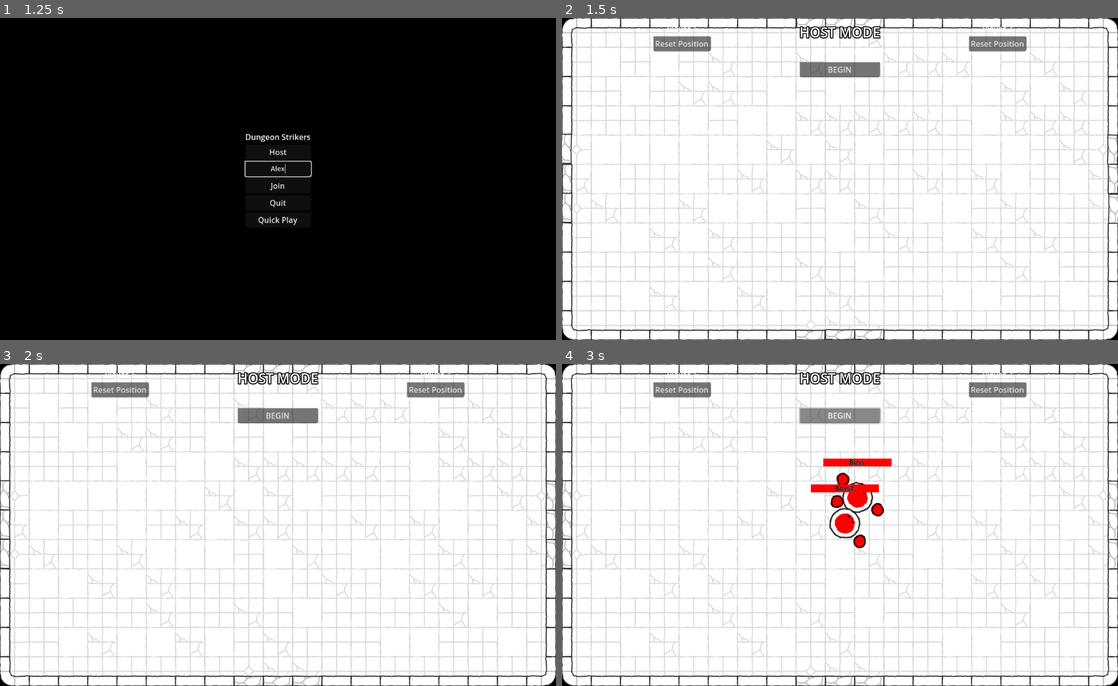
Above: before the commit, frames 1-4 (two rows, left to right).
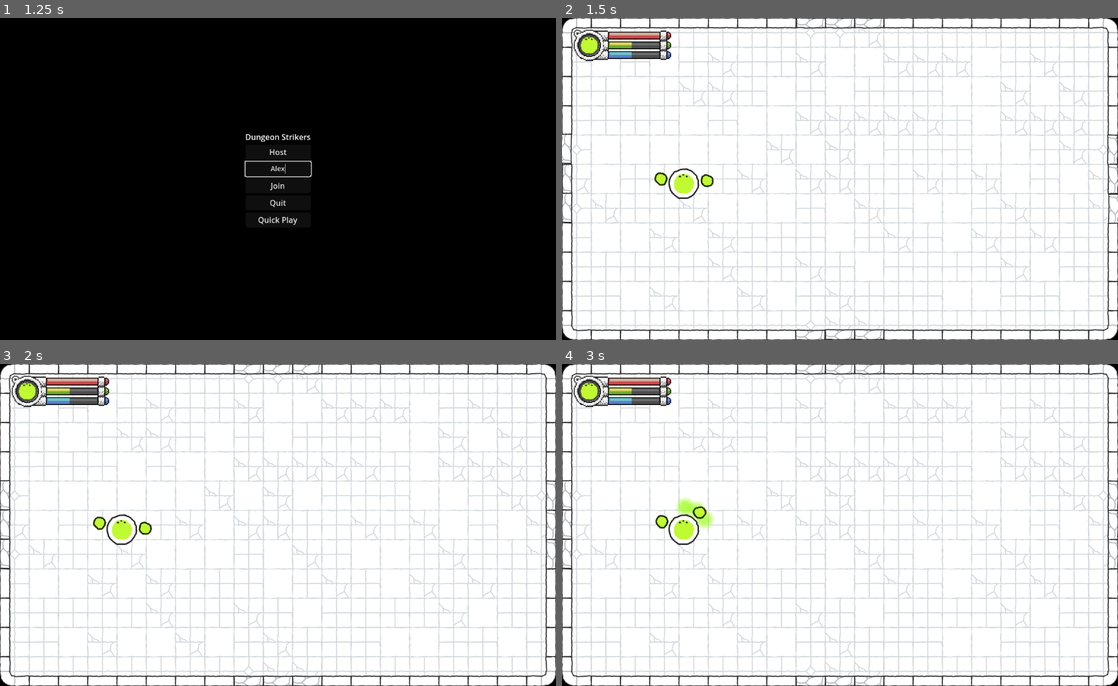
Above: after the commit, the same moments.

Repository: Tohzt/Dungeon-Strikers-2D
Game: Godot game, scene res://Main Menu/Main Menu.tscn
Same seed, same stepped clock (60 frames per second), same inputs: the game is played once before the commit and once after it.
Inputs (mouse positions are in pixels of both pictures, inside the frame that each line leads up to):
- Up to frame 1 (1.25 s): click (278, 169) at 0.52 s; type "Alex" at 0.6 s
- Up to frame 2 (1.5 s): click "Quick Play" at 1.25 s
- Up to frame 3 (2 s): no input
- Up to frame 4 (3 s): click (840, 415) at 2 s, where only the run before the commit has a clickable "BEGIN"; click (840, 415) at 2.75 s, where only the run before the commit has a clickable "BEGIN"

Frame 1 is identical in both runs. In frame 2, 3.7% of the frame differs, in the area x 2-84%, y 2-57%; in frame 3, 3.8%; in frame 4, 5.6%, in the area x 2-84%, y 2-58%.

Commit message:
Offline Play: updated to current

Diff:
--- a/Game/game.gd
+++ b/Game/game.gd
@@ -1,9 +1,11 @@
 class_name GameClass extends Node2D
 
+@onready var Entities: Node2D = $Entities
 @onready var Player: PlayerClass
 @onready var Spawn_Points: Node = $"Spawn Points"
 @onready var Loading: CanvasLayer = $Loading
 @onready var Camera: Camera2D = $Camera2D
+@onready var HOST_UI = $"Host UI"
 @onready var HUD: CanvasLayer = $Camera2D/Hud
 var camera_target: Vector2
 
@@ -14,6 +16,10 @@
 	if multiplayer.is_server():
 		HUD.hide()
 		set_loading(false)
+	if Server.OFFLINE:
+		HUD.show()
+		HOST_UI.hide()
+
 
 func _process(delta: float) -> void:
 	# Overwrite Camera Movement
--- a/Game/game.tscn
+++ b/Game/game.tscn
@@ -1,10 +1,11 @@
-[gd_scene load_steps=6 format=3 uid="uid://cihs4nfo1pjvn"]
+[gd_scene load_steps=7 format=3 uid="uid://cihs4nfo1pjvn"]
 
 [ext_resource type="Script" uid="uid://beqdrbp46pc36" path="res://Game/game.gd" id="1_rc60p"]
 [ext_resource type="PackedScene" uid="uid://ca18bdfs01cxc" path="res://Game/HUD/HUD.tscn" id="2_fwxkx"]
 [ext_resource type="Script" uid="uid://c71ixtnhvv15y" path="res://Game/host_ui.gd" id="2_kysc5"]
 [ext_resource type="PackedScene" uid="uid://b6tqbqvxpm0pi" path="res://door.tscn" id="3_jcm6v"]
 [ext_resource type="PackedScene" uid="uid://b4226omcdcsq6" path="res://Game/Room/room.tscn" id="4_nljok"]
+[ext_resource type="Script" uid="uid://b3axt5bvfo8o7" path="res://Game/spawn_points.gd" id="5_qmv3x"]
 
 [node name="Game" type="Node2D"]
 script = ExtResource("1_rc60p")
@@ -52,6 +53,7 @@
 rotation = 1.5708
 
 [node name="Spawn Points" type="Node" parent="."]
+script = ExtResource("5_qmv3x")
 
 [node name="P1 Spawn" type="Marker2D" parent="Spawn Points"]
 position = Vector2(-320, 10)
--- /dev/null
+++ b/Game/spawn_points.gd
@@ -0,0 +1,4 @@
+extends Node
+@onready var Player_One: Marker2D = $"P1 Spawn"
+@onready var Player_Two: Marker2D = $"P2 Spawn"
+@onready var Ball: Marker2D = $"Ball Spawn"
--- a/Main Menu/main_menu.gd
+++ b/Main Menu/main_menu.gd
@@ -4,8 +4,8 @@
 func _on_join_pressed() -> void: Server.Join()
 func _on_quit_pressed() -> void: get_tree().quit()
 
-func _on_quick_play_pressed() -> void:
-	get_tree().change_scene_to_file(Global.GAME)
+func _on_quick_play_pressed() -> void: Server.Offline()
+	#get_tree().change_scene_to_file(Global.GAME)
 
 func _on_display_name_text_changed(new_text: String) -> void:
-	Global.player_diplay = new_text
+	Global.player_display_name = new_text
--- a/Player/hands.gd
+++ b/Player/hands.gd
@@ -20,12 +20,9 @@
 	_update_sway()
 
 func _update_wave(delta: float) -> void:
-	if Master.velocity.length() > 200:
-		freq = lerp(freq, freq_high, delta)
-		angle = lerp(angle, angle_high, delta)
-	else:
-		freq = lerp(freq, freq_low, delta*10)
-		angle = lerp(angle, angle_low, delta)
+	var speed_factor = Master.velocity.length()/10
+	freq = lerp(freq_low, freq_high, speed_factor*delta)
+	angle = lerp(angle_low, angle_high, speed_factor*delta)
 
 func _update_sway() -> void:
 	if !Left.is_attacking:
--- a/Player/player.gd
+++ b/Player/player.gd
@@ -28,7 +28,7 @@
 func _enter_tree() -> void:
 	if multiplayer.has_multiplayer_peer():
 		var peer_id := int(str(name))
-		name_display = Global.player_diplay
+		name_display = Global.player_display_name
 		if name_display.is_empty(): name_display = name
 		set_multiplayer_authority(peer_id)
 
@@ -39,7 +39,7 @@
 
 func _process(delta: float) -> void:
 	_update_hp(delta)
-	if !is_multiplayer_authority(): return
+	if !Server.OFFLINE and !is_multiplayer_authority(): return
 	_update_hud()
 	if Input_Handler.is_aiming:
 		rotation = lerp_angle(rotation, Input_Handler.input_direction.angle() + PI/2, delta * 10)
@@ -51,7 +51,7 @@
 		Attack_Handler.attack_confirmed = false
 
 func _physics_process(_delta: float) -> void:
-	if !is_multiplayer_authority(): return
+	if !Server.OFFLINE and !is_multiplayer_authority(): return
 	velocity = Input_Handler.velocity
 	move_and_slide()
 
@@ -89,7 +89,7 @@
 
 @rpc("any_peer", "call_remote", "reliable")
 func set_pos_and_sprite(pos: Vector2, rot: float, color: Color) -> void:
-	if multiplayer.get_unique_id() == int(name):
+	if Server.OFFLINE or multiplayer.get_unique_id() == int(name):
 		get_parent().get_parent().HUD.set_hud(color, hp_max)
 		healthbar.hide()
 		$Label.hide()
--- a/_Multiplayer/Server.gd
+++ b/_Multiplayer/Server.gd
@@ -1,38 +1,14 @@
 extends Node
+@onready var Spawn: Node = $Spawn
 
 # Configuration
 const IP_ADDRESS: String = "localhost"
 const PORT: int = 25565
 const MAX_CLIENTS: int = 4
+var Connected_Clients: Array[int]
+var OFFLINE: bool = false
 
-var Connected_Clients: Array[int]
-
-func Create() -> void: $Connect.Host(PORT, MAX_CLIENTS)
-func Join() -> void: $Connect.Client(IP_ADDRESS, PORT)
-
-func client_connected(peer_id: int) -> void:
-	Connected_Clients.append(peer_id)
-	spawn_player(peer_id)
-
-	# Send boss state to new client
-	var boss: BossClass = get_tree().get_first_node_in_group("Boss")
-	if boss:
-		boss.set_color.rpc_id(peer_id, boss.color)
-
-func spawn_player(peer_id: int) -> void:
-	if $Spawn.Player(peer_id):
-		var entities_node: Node = get_tree().current_scene.get_node("Entities").get_node(str(peer_id))
-		if entities_node:
-			var player_node: PlayerClass = entities_node
-			var _colors := [Color.MEDIUM_AQUAMARINE, Color.DARK_KHAKI]
-			var player_color: Color = _colors[Connected_Clients.size()-1]
-			var spawn_position: Vector2 = player_node.spawn_pos
-			var spawn_rotation: float = player_node.spawn_rot
-
-			if  multiplayer.has_multiplayer_peer() \
-			and multiplayer.multiplayer_peer.get_connection_status() == MultiplayerPeer.CONNECTION_CONNECTED:
-				player_node.set_pos_and_sprite.rpc_id(peer_id, spawn_position, spawn_rotation, player_color)
-				get_tree().current_scene.set_loading.rpc_id(peer_id, false)
-
-func client_disconnected(peer_id: int) -> void:
-	print("Peer " + str(peer_id) + " Disonnected!")
+func Offline() -> void: $Offline.Play()
+func Create()  -> void: $Connect.Host(PORT, MAX_CLIENTS)
+func Join()    -> void: $Connect.Client(IP_ADDRESS, PORT)
+## TODO: Disable Offline on connection
--- a/_Multiplayer/Server.tscn
+++ b/_Multiplayer/Server.tscn
@@ -1,12 +1,16 @@
-[gd_scene load_steps=4 format=3 uid="uid://dd6qdpcrpg525"]
+[gd_scene load_steps=5 format=3 uid="uid://dd6qdpcrpg525"]
 
 [ext_resource type="Script" uid="uid://oabjtq1xki1m" path="res://_Multiplayer/Server.gd" id="1_45wwx"]
+[ext_resource type="Script" uid="uid://bujsrhm8uh8sg" path="res://_Multiplayer/server_offline.gd" id="2_54c83"]
 [ext_resource type="Script" uid="uid://b260chdnllf5n" path="res://_Multiplayer/server_spawn.gd" id="2_ec83c"]
 [ext_resource type="Script" uid="uid://tju6u6m1urlr" path="res://_Multiplayer/server_connect.gd" id="3_ec83c"]
 
 [node name="Server" type="Node"]
 script = ExtResource("1_45wwx")
 
+[node name="Offline" type="Node" parent="."]
+script = ExtResource("2_54c83")
+
 [node name="Spawn" type="Node" parent="."]
 script = ExtResource("2_ec83c")
 
--- a/_Multiplayer/server_connect.gd
+++ b/_Multiplayer/server_connect.gd
@@ -15,8 +15,20 @@
 		return
 
 	multiplayer.multiplayer_peer = peer
-	multiplayer.peer_connected.connect(Server.client_connected)
-	multiplayer.peer_disconnected.connect(Server.client_disconnected)
+	multiplayer.peer_connected.connect(client_connected)
+	multiplayer.peer_disconnected.connect(client_disconnected)
+
+func client_connected(peer_id: int) -> void:
+	Server.Connected_Clients.append(peer_id)
+	Server.Spawn.spawn_player(peer_id)
+
+	# Send boss state to new client
+	var boss: BossClass = get_tree().get_first_node_in_group("Boss")
+	if boss:
+		boss.set_color.rpc_id(peer_id, boss.color)
+
+func client_disconnected(peer_id: int) -> void:
+	print("Peer " + str(peer_id) + " Disonnected!")
 
 
 # Client Code
--- /dev/null
+++ b/_Multiplayer/server_offline.gd
@@ -0,0 +1,17 @@
+## TODO: Delete offline node on server connection
+extends Node
+
+func Play() -> void:
+	Server.OFFLINE = true
+	get_tree().change_scene_to_file(Global.GAME)
+	await get_tree().tree_changed
+	Spawn_Player()
+
+func Spawn_Player() -> void:
+	var player: PlayerClass = Global.PLAYER.instantiate()
+	var Game: GameClass = get_tree().current_scene
+	if !Game: return
+	Game.Entities.add_child(player)
+	var spawn_pos: Vector2 = Game.Spawn_Points.Player_One.global_position
+	var spawn_col: Color = Color(randf(), randf(), randf())
+	player.set_pos_and_sprite(spawn_pos, 0.0, spawn_col)
--- a/_Multiplayer/server_spawn.gd
+++ b/_Multiplayer/server_spawn.gd
@@ -1,4 +1,20 @@
 extends Node
+
+
+func spawn_player(peer_id: int) -> void:
+	if Player(peer_id):
+		var entities_node: Node = get_tree().current_scene.get_node("Entities").get_node(str(peer_id))
+		if entities_node:
+			var player_node: PlayerClass = entities_node
+			var _colors := [Color.MEDIUM_AQUAMARINE, Color.DARK_KHAKI]
+			var player_color: Color = _colors[Server.Connected_Clients.size()-1]
+			var spawn_position: Vector2 = player_node.spawn_pos
+			var spawn_rotation: float = player_node.spawn_rot
+
+			if  multiplayer.has_multiplayer_peer() \
+			and multiplayer.multiplayer_peer.get_connection_status() == MultiplayerPeer.CONNECTION_CONNECTED:
+				player_node.set_pos_and_sprite.rpc_id(peer_id, spawn_position, spawn_rotation, player_color)
+				get_tree().current_scene.set_loading.rpc_id(peer_id, false)
 
 
 func Player(peer_id: int) -> PlayerClass:
--- a/global.gd
+++ b/global.gd
@@ -9,7 +9,7 @@
 const BOSS_ATTACK: PackedScene = preload("res://Boss/Attack/boss_attack.tscn")
 const BALL: PackedScene = preload("res://Ball/ball.tscn")
 const BOSS: PackedScene = preload("res://Boss/boss.tscn")
-var player_diplay: String
+var player_display_name: String
 
 var rooms: Array[RoomClass]
 var current_room: int = -1
Not shown, added: Game/spawn_points.gd.uid
Not shown, added: _Multiplayer/server_offline.gd.uid
